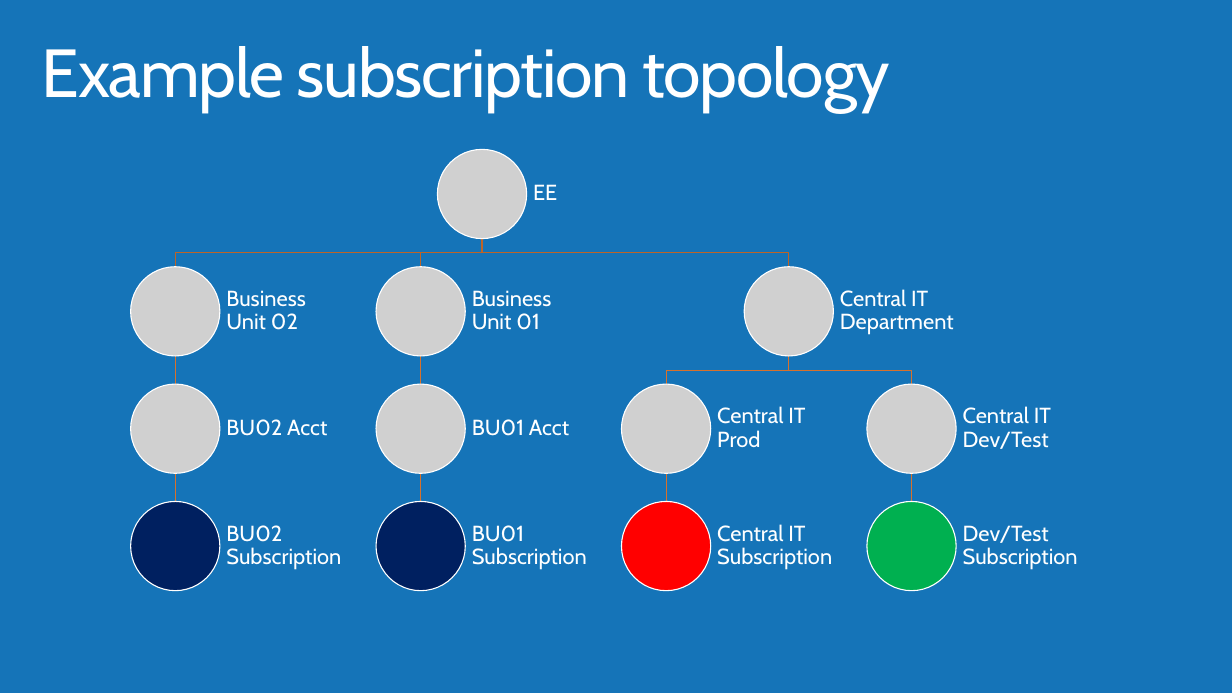
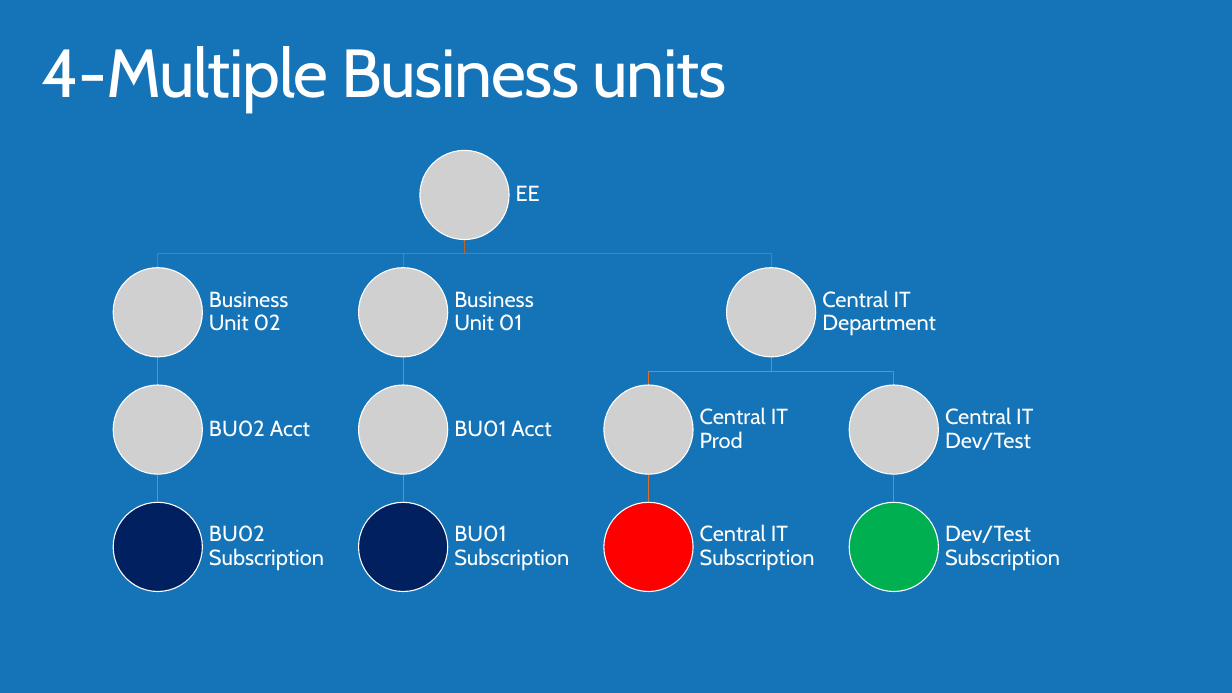
Before and after one commit to lulzzz/Azure-Governance-and-Networking, a slide deck: slide 21 of Azure Governance-GC.pptx (slide 12 before the commit). Drawn at 1232x693 pixels with LibreOffice and Linux fonts; fonts in the diff are those of the drawing; grey boxes stand for pictures; background and template pictures are left out. Boxes give left, top, right and bottom in pixels: in the first picture for what was removed or moved away, otherwise in the second. Text is boxed around its words. In the diff, an @@ line names an element or a change of style, - is before the commit and + after.

```diff
--- a/Azure Governance-GC.pptx
+++ b/Azure Governance-GC.pptx
@@ title at [42, 46, 726, 113]: text changed @@
-Example subscription topology
+4-Multiple Business units
@@ 5 pictures, 3 freeform shapes, 2 ellipses: place and size @@
-5 pictures, 3 freeform shapes, 2 ellipses at [130, 150, 912, 592]
+5 pictures, 3 freeform shapes, 2 ellipses at [114, 151, 895, 592]
@@ 12 texts, 8 freeform shapes, 3 pictures, 2 ellipses: place and size @@
-12 texts, 8 freeform shapes, 3 pictures, 2 ellipses at [171, 184, 1078, 592]
+12 texts, 8 freeform shapes, 3 pictures, 2 ellipses at [153, 185, 1060, 592]
```
Also in this commit, not shown: 4 other slides changed, 6 slides added, 4 slides removed.
